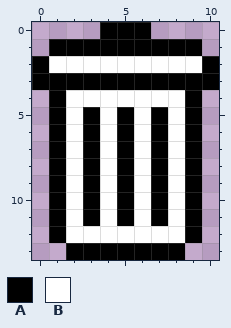
Edited in one commit: pixel-art file (assets/trashbin_icon.aseprite). The picture above was drawn from the file before the commit.
11x14 pixels, 1 frame.
Palette (. is transparent): A #000000  B #ffffff
And afterwards:
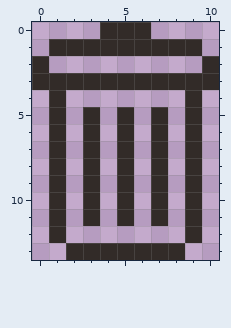
The edit:
{"colour":"A","old":"#000000","new":"#322b28"}
{"y":2,"x":1,"old":"BBBBBBBBB","new":"........."}
{"y":4,"x":2,"old":"BBBBBBB","new":"......."}
{"y":5,"x":2,"old":"B","new":"."}
{"y":5,"x":4,"old":"B","new":"."}
{"y":5,"x":6,"old":"B","new":"."}
{"y":5,"x":8,"old":"B","new":"."}
{"y":6,"x":2,"old":"B","new":"."}
{"y":6,"x":4,"old":"B","new":"."}
{"y":6,"x":6,"old":"B","new":"."}
{"y":6,"x":8,"old":"B","new":"."}
{"y":7,"x":2,"old":"B","new":"."}
{"y":7,"x":4,"old":"B","new":"."}
{"y":7,"x":6,"old":"B","new":"."}
{"y":7,"x":8,"old":"B","new":"."}
{"y":8,"x":2,"old":"B","new":"."}
{"y":8,"x":4,"old":"B","new":"."}
{"y":8,"x":6,"old":"B","new":"."}
{"y":8,"x":8,"old":"B","new":"."}
{"y":9,"x":2,"old":"B","new":"."}
{"y":9,"x":4,"old":"B","new":"."}
{"y":9,"x":6,"old":"B","new":"."}
{"y":9,"x":8,"old":"B","new":"."}
{"y":10,"x":2,"old":"B","new":"."}
{"y":10,"x":4,"old":"B","new":"."}
{"y":10,"x":6,"old":"B","new":"."}
{"y":10,"x":8,"old":"B","new":"."}
{"y":11,"x":2,"old":"B","new":"."}
{"y":11,"x":4,"old":"B","new":"."}
{"y":11,"x":6,"old":"B","new":"."}
{"y":11,"x":8,"old":"B","new":"."}
{"y":12,"x":2,"old":"BBBBBBB","new":"......."}
{"label":"changed","picture_box":[32,22,219,260]}
